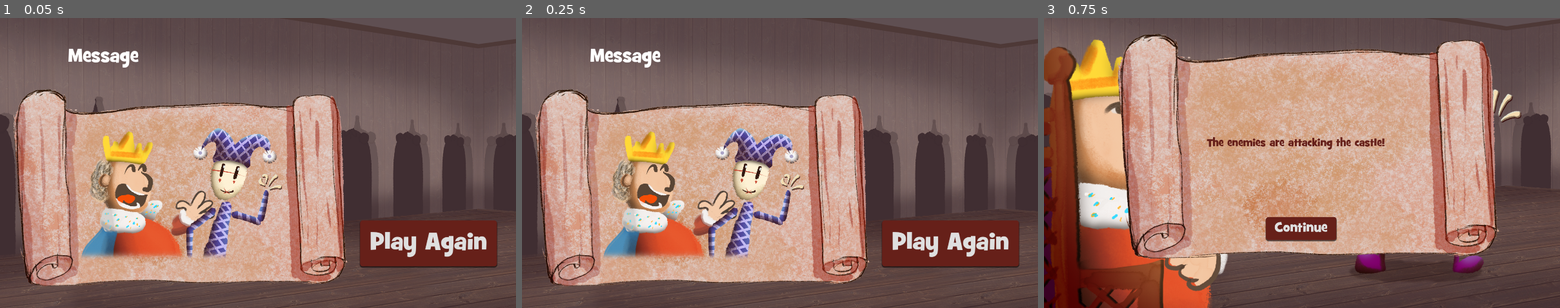
Above: before the commit, frames 1-3 (left to right).
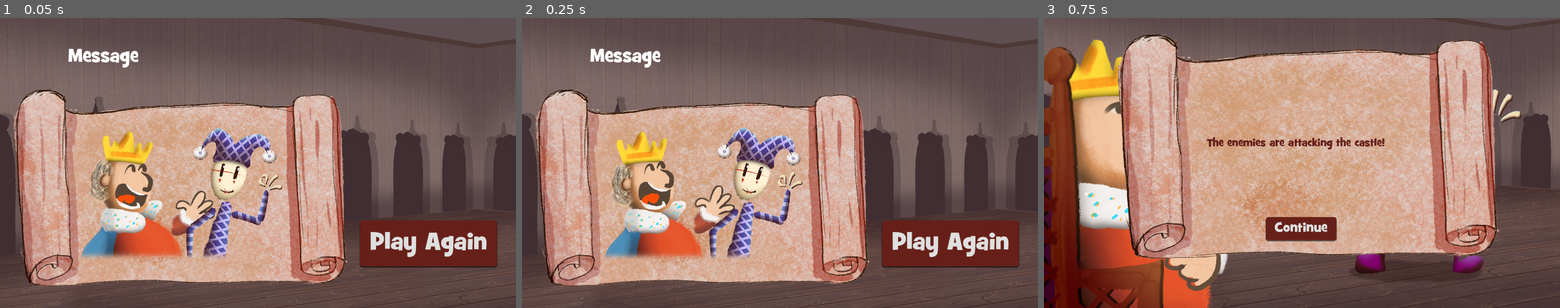
Above: after the commit, the same moments.

Repository: P-Wallis/GGJ-2024
Game: Godot game, scene res://Scenes/win_or_fail_screen.tscn
Two runs of this game, one before a commit and one after it. Both use one fixed random seed, a clock stepped at 60 frames per second and the inputs below. This scene is started directly instead of the project's main scene.
Inputs:
- Up to frame 1 (0.05 s): no input
- Up to frame 2 (0.25 s): no input
- Up to frame 3 (0.75 s): click "Play Again" at 0.5 s

Frame 1 is identical in both runs. In frame 2, 4.3% of the frame differs, in the area x 15-55%, y 37-83%; in frame 3, nothing differs.

Commit message:
Made end wave autoplay

Diff:
--- a/Scenes/win_or_fail_screen.tscn
+++ b/Scenes/win_or_fail_screen.tscn
@@ -89,6 +89,7 @@
 scale = Vector2(0.609181, 0.609181)
 sprite_frames = SubResource("SpriteFrames_et8vr")
 animation = &"Wave"
+autoplay = "Wave"
 frame_progress = 0.59695
 
 [node name="RichTextLabel" type="Label" parent="CanvasLayer/Control"]
